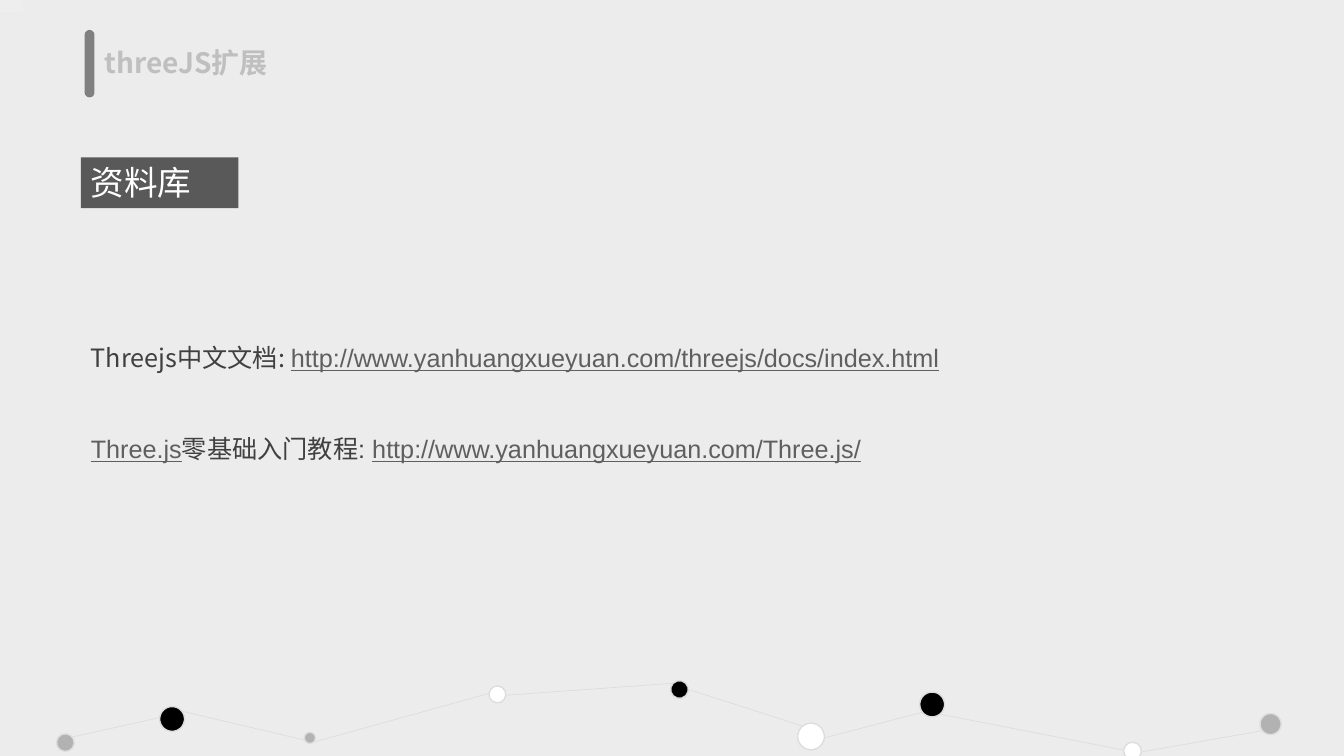
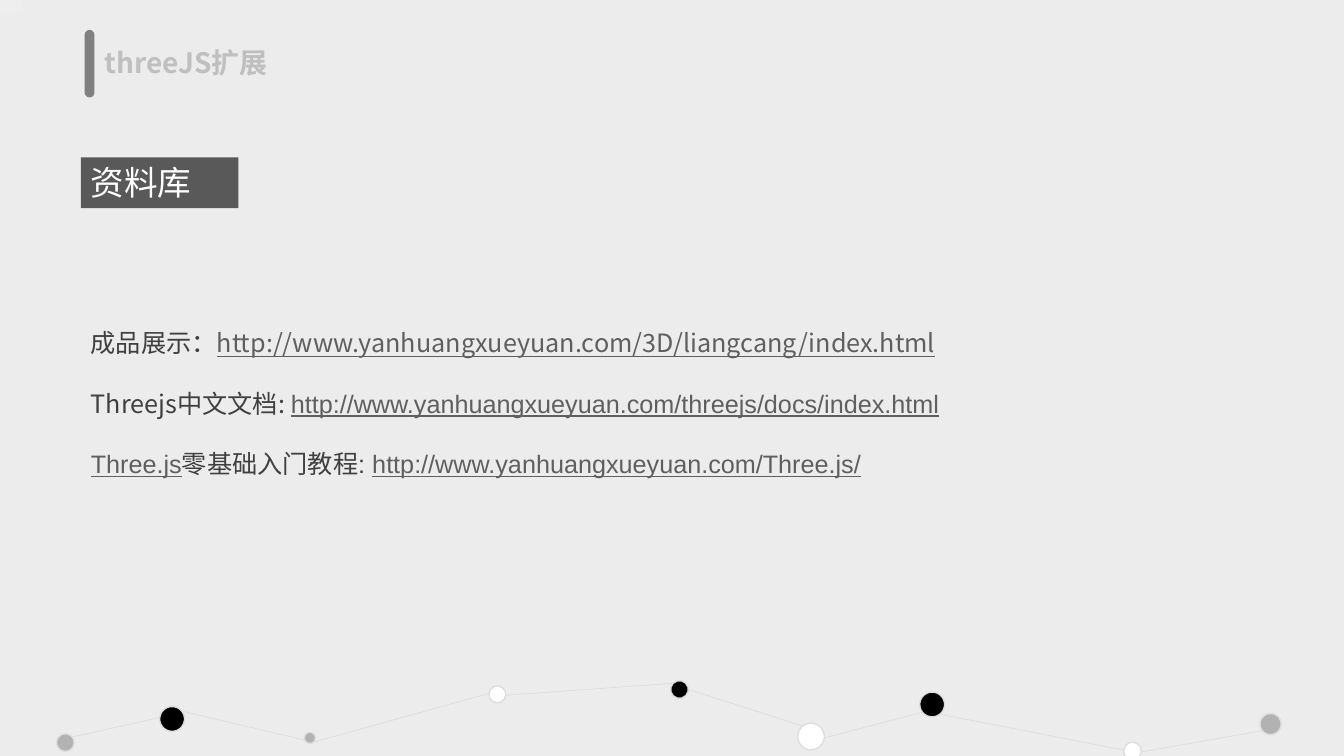
Before and after one commit to tanshaobo/threejs-test, a slide deck: slide 20 of threeJS.pptx. Drawn at 1344x756 pixels with LibreOffice and Linux fonts; fonts in the diff are those of the drawing. Boxes give left, top, right and bottom in pixels: in the first picture for what was removed or moved away, otherwise in the second. Text is boxed around its words. In the diff, an @@ line names an element or a change of style, - is before the commit and + after.

```diff
--- a/threeJS.pptx
+++ b/threeJS.pptx
@@ text at <box>91,331,935,358</box>: paragraph added @@
+成品展示：http://www.yanhuangxueyuan.com/3D/liangcang/index.html
```
Also in this commit, not shown: 7 other slides changed, 4 other files.
